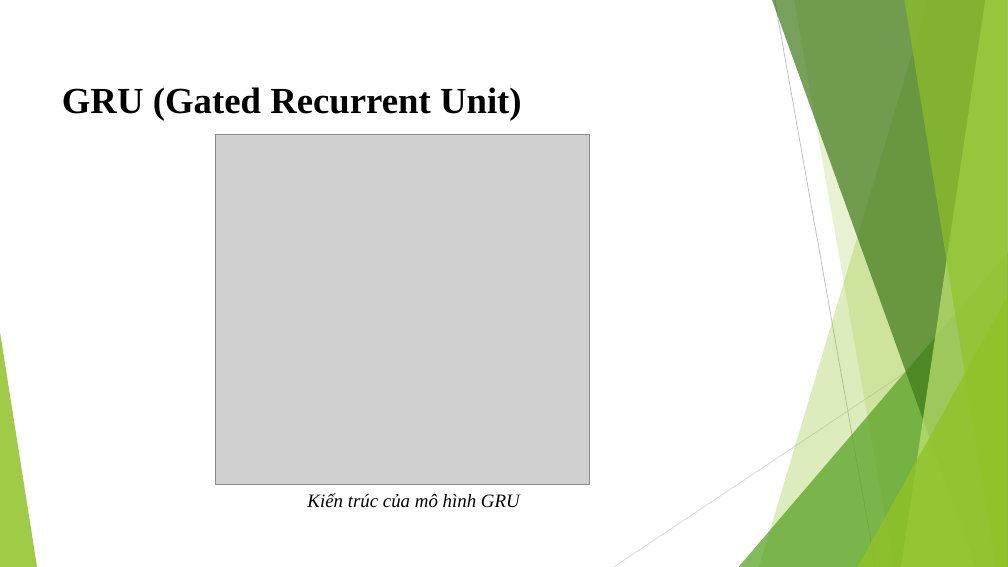
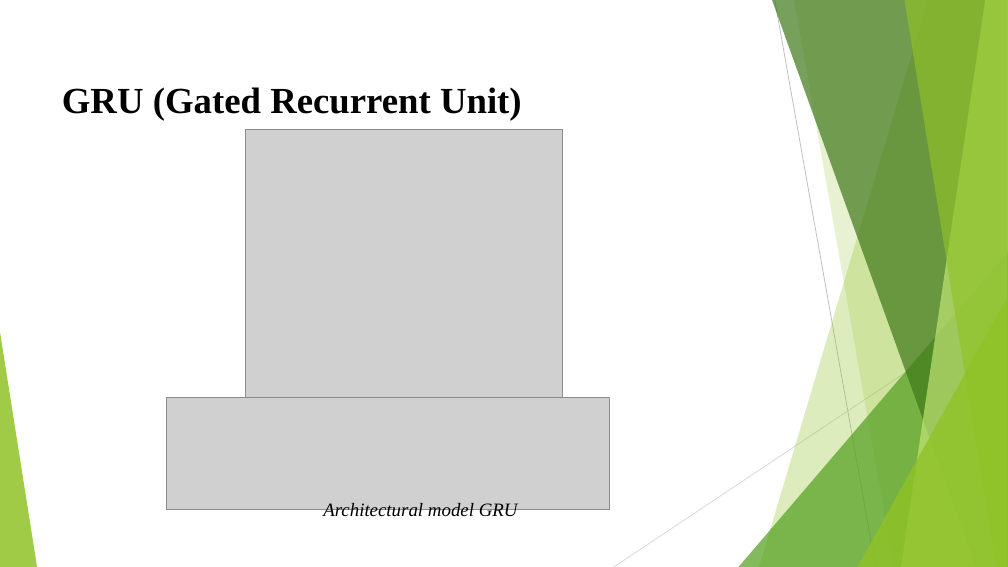
Before and after one commit to trungpham2701/KLTN-CommentGenerationForOutfit, a slide deck: slide 12 of BaoCaoKLTN.pptx. Drawn at 1008x567 pixels with LibreOffice and Linux fonts; fonts in the diff are those of the drawing; grey boxes stand for pictures. Boxes give left, top, right and bottom in pixels: in the first picture for what was removed or moved away, otherwise in the second. Text is boxed around its words. In the diff, an @@ line names an element or a change of style, - is before the commit and + after.

```diff
--- a/BaoCaoKLTN.pptx
+++ b/BaoCaoKLTN.pptx
@@ picture: place and size @@
-picture at <box>216,135,590,485</box>
+picture at <box>246,130,563,402</box>
@@ picture added at <box>166,398,609,509</box> @@
@@ text at <box>323,503,518,520</box>: text changed @@
-Kiến trúc của mô hình GRU
+Architectural model GRU
```
Also in this commit, not shown: 14 other slides changed, 6 slides added, 6 slides removed.
